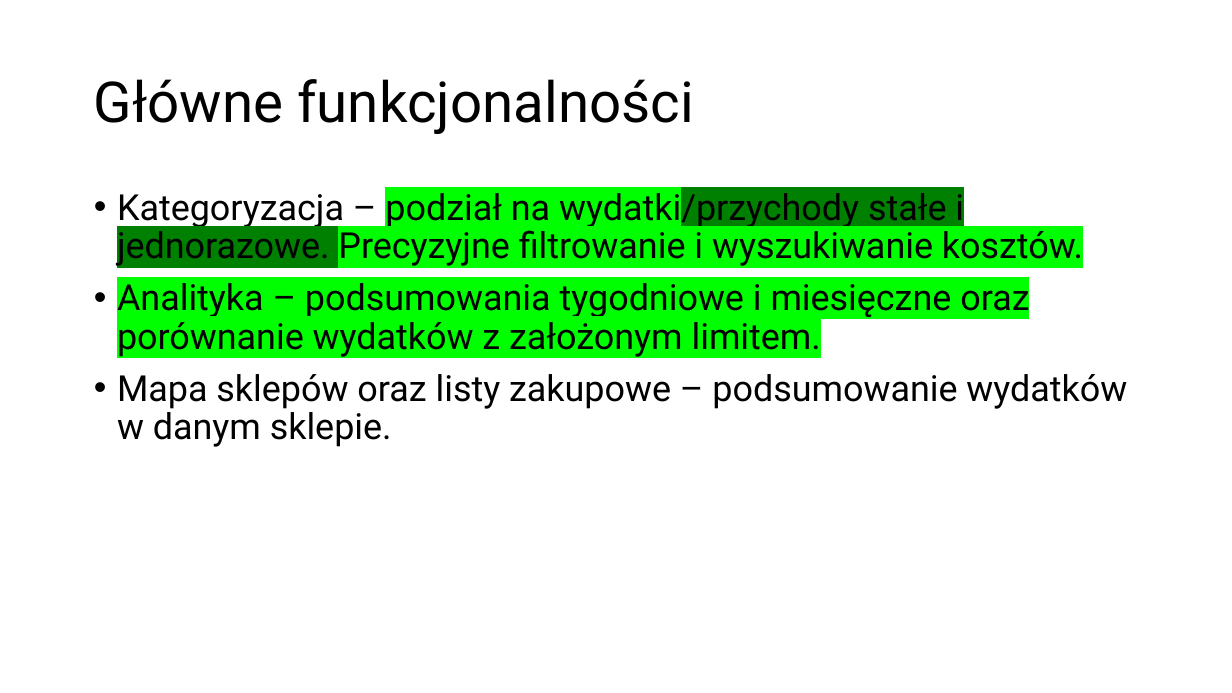
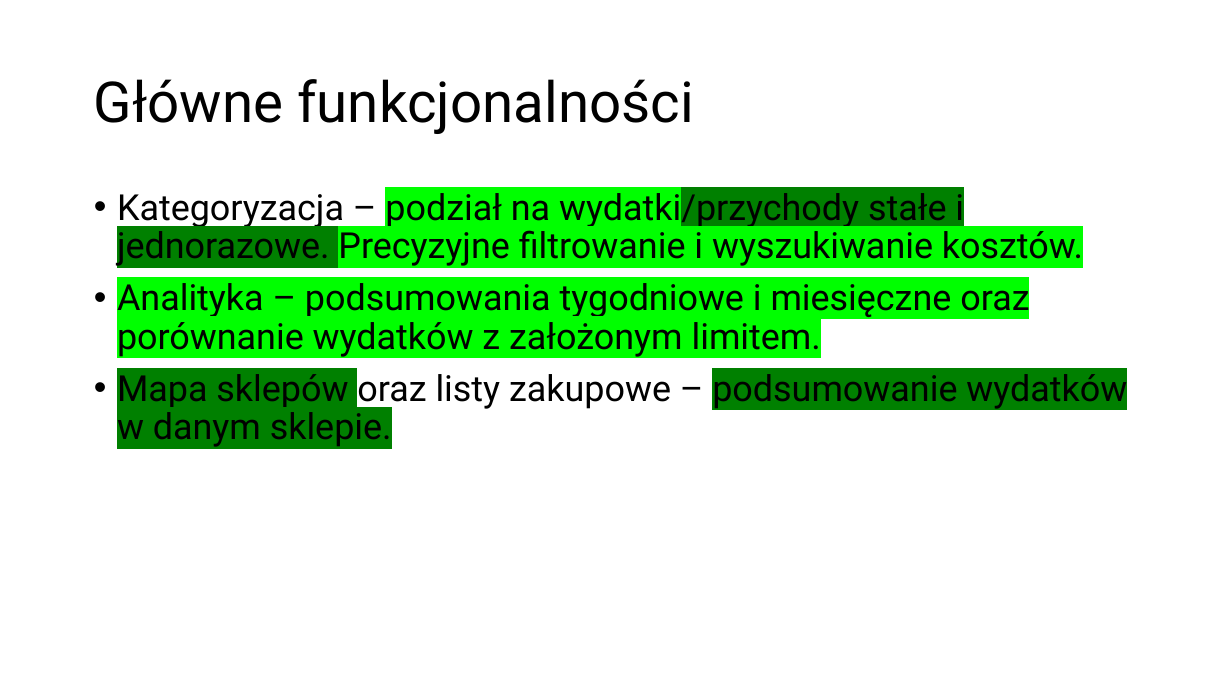
Before and after one commit to kwonbx/finance-app, a slide deck: slide 3 of Prezentacja-zalozen.pptx. Drawn at 1232x693 pixels with LibreOffice and Linux fonts; fonts in the diff are those of the drawing. Boxes give left, top, right and bottom in pixels: in the first picture for what was removed or moved away, otherwise in the second. Text is boxed around its words. In the diff, an @@ line names an element or a change of style, - is before the commit and + after.

```diff
--- a/Prezentacja-zalozen.pptx
+++ b/Prezentacja-zalozen.pptx
@@ text at (117, 367, 1127, 447): highlight none to #008000 in "Mapa sklepów podsumowanie wydatków w danym sklepie." @@
```
Also in this commit, not shown: 39 other files.
